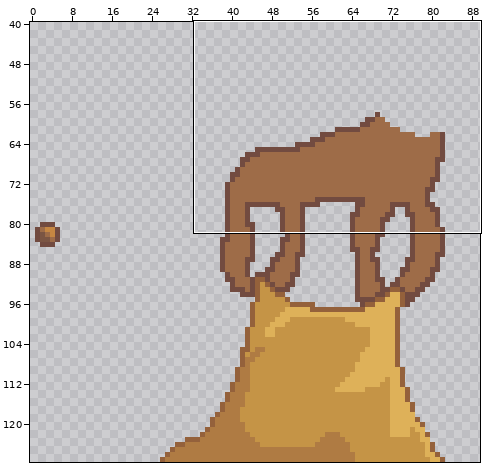
Pixel-art file, stored at statue_eevee.ase. The first picture is a wide view before the edit; the outline marks the close-up.
Close-up. Before the edit:
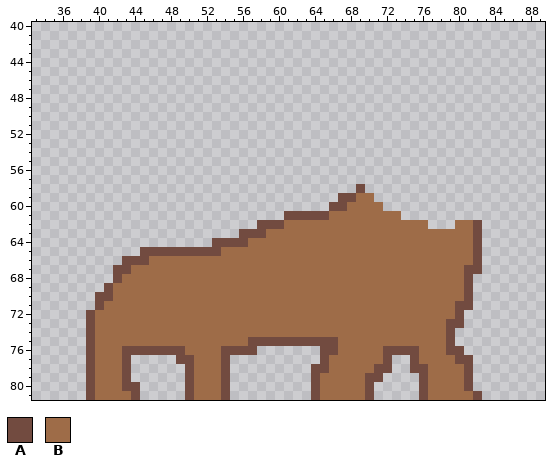
128x128 pixels, 1 frame. Shown: x 33..89, y 40..81. The wide view leaves out empty margins.
Palette (. is transparent): A #724b40  B #9e6c48
Pixels before, first column x 39:
58 ..............................A.............
59 ............................AABB............
60 ...........................AABBBB...........
61 ......................AAAAABBBBBBBB.........
62 ...................AAABBBBBBBBBBBBBBBB...BBA
63 .................AAABBBBBBBBBBBBBBBBBBBBBBBA
64 ..............AAAABBBBBBBBBBBBBBBBBBBBBBBBBA
65 ......AAAAAAAAABBBBBBBBBBBBBBBBBBBBBBBBBBBBA
66 ....AAABBBBBBBBBBBBBBBBBBBBBBBBBBBBBBBBBBBBA
67 ...AABBBBBBBBBBBBBBBBBBBBBBBBBBBBBBBBBBBBBAA
68 ...ABBBBBBBBBBBBBBBBBBBBBBBBBBBBBBBBBBBBBBA.
69 ..ABBBBBBBBBBBBBBBBBBBBBBBBBBBBBBBBBBBBBBBA.
70 .AABBBBBBBBBBBBBBBBBBBBBBBBBBBBBBBBBBBBBBBA.
71 .ABBBBBBBBBBBBBBBBBBBBBBBBBBBBBBBBBBBBBBBAA.
72 ABBBBBBBBBBBBBBBBBBBBBBBBBBBBBBBBBBBBBBBBA..
73 ABBBBBBBBBBBBBBBBBBBBBBBBBBBBBBBBBBBBBBBAA..
74 ABBBBBBBBBBBBBBBBBBBBBBBBBBBBBBBBBBBBBBBA...
75 ABBBBBBBBBBBBBBBBBAAAAAAAAAABBBBBBBBBBBBA...
76 ABBBAAAAAAABBBBAAAA.......AABBBBBAAAABBBAA..
77 ABBBA.....AABBBA..........ABBBBBBA..ABBBBAA.
78 ABBBA......ABBBA.........AABBBBBAA..AABBBBA.
79 ABBBA......ABBBA.........ABBBBBAA....ABBBBA.
80 ABBBAA.....ABBBA.........ABBBBBA.....ABBBBA.
81 ABBBBA.....ABBBA.........ABBBBBA.....ABBBBBA
The result:
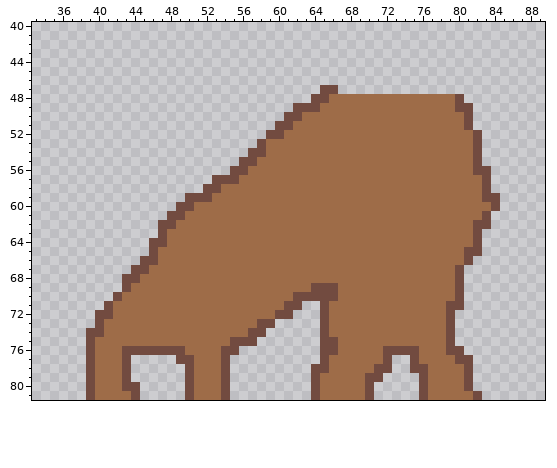
Difference:
y 47: x 65..66 .. -> AA
y 48: x 64..80 ................. -> AABBBBBBBBBBBBBBA
y 49: x 62..81 .................... -> AAABBBBBBBBBBBBBBBAA
y 50: x 61..81 ..................... -> AABBBBBBBBBBBBBBBBBBA
y 51: x 60..81 ...................... -> AABBBBBBBBBBBBBBBBBBBA
y 52: x 59..82 ........................ -> AABBBBBBBBBBBBBBBBBBBBBA
y 53: x 58..82 ......................... -> ABBBBBBBBBBBBBBBBBBBBBBBA
y 54: x 57..82 .......................... -> AABBBBBBBBBBBBBBBBBBBBBBBA
y 55: x 56..82 ........................... -> AABBBBBBBBBBBBBBBBBBBBBBBBA
y 56: x 55..83 ............................. -> AABBBBBBBBBBBBBBBBBBBBBBBBBAA
y 57: x 53..83 ............................... -> AAABBBBBBBBBBBBBBBBBBBBBBBBBBBA
y 58: x 52..83 .................A.............. -> AABBBBBBBBBBBBBBBBBBBBBBBBBBBBBA
y 59: x 50..68 .................AA -> AAABBBBBBBBBBBBBBBB; x 71..84 .............. -> BBBBBBBBBBBBAA
y 60: x 49..67 .................AA -> AABBBBBBBBBBBBBBBBB; x 72..84 ............. -> BBBBBBBBBBBBA
y 61: x 48..65 .............AAAAA -> AABBBBBBBBBBBBBBBB; x 74..83 .......... -> BBBBBBBBBA
y 62: x 47..60 ...........AAA -> AABBBBBBBBBBBB; x 77..79 ... -> BBB; x 83 . -> A
y 63: x 47..58 .........AAA -> ABBBBBBBBBBB
y 64: x 46..56 .......AAAA -> AABBBBBBBBB
y 65: x 45 A -> .; x 47..53 AAAAAAA -> BBBBBBB; x 81 B -> A
y 66: x 43..44 AA -> ..; x 46 B -> A; x 81..82 BA -> A.
y 67: x 42..45 AABB -> ..AA; x 80..82 BAA -> A..
y 68: x 42..44 ABB -> .AA; x 80..81 BA -> A.
y 69: x 41..43 ABB -> ..A; x 64..66 BBB -> AAA; x 80..81 BA -> A.
y 70: x 40..42 AAB -> ..A; x 62..66 BBBBB -> AAAAA; x 80..81 BA -> A.
y 71: x 40..41 AB -> .A; x 61..65 BBBBB -> AA..A; x 79 B -> A; x 81 A -> .
y 72: x 39..41 ABB -> .AA; x 60..65 BBBBBB -> AA...A; x 79..80 BA -> A.
y 73: x 39..40 AB -> .A; x 58..65 BBBBBBBB -> AA.....A; x 80 A -> .
y 74: x 40 B -> A; x 57..65 BBBBBBBBB -> AA......A
y 75: x 55..56 BB -> AA; x 58..64 AAAAAAA -> .......
y 76: x 56..57 AA -> ..
Where, in picture pixels (left, top, right, bottom), the same in both close-ups:
changed: (86, 85, 500, 355)
